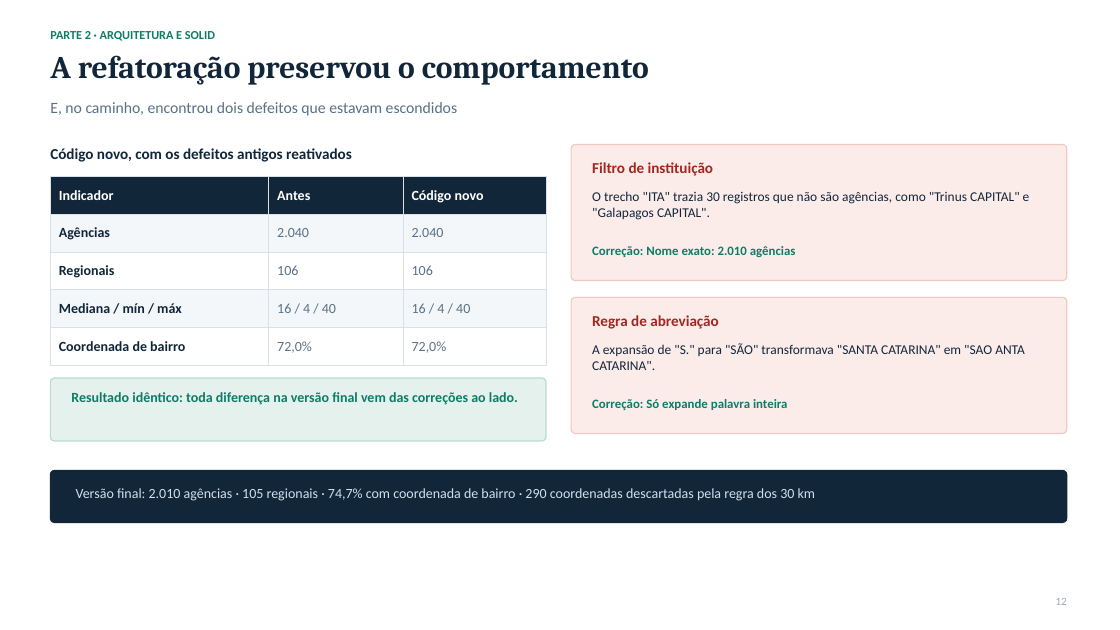
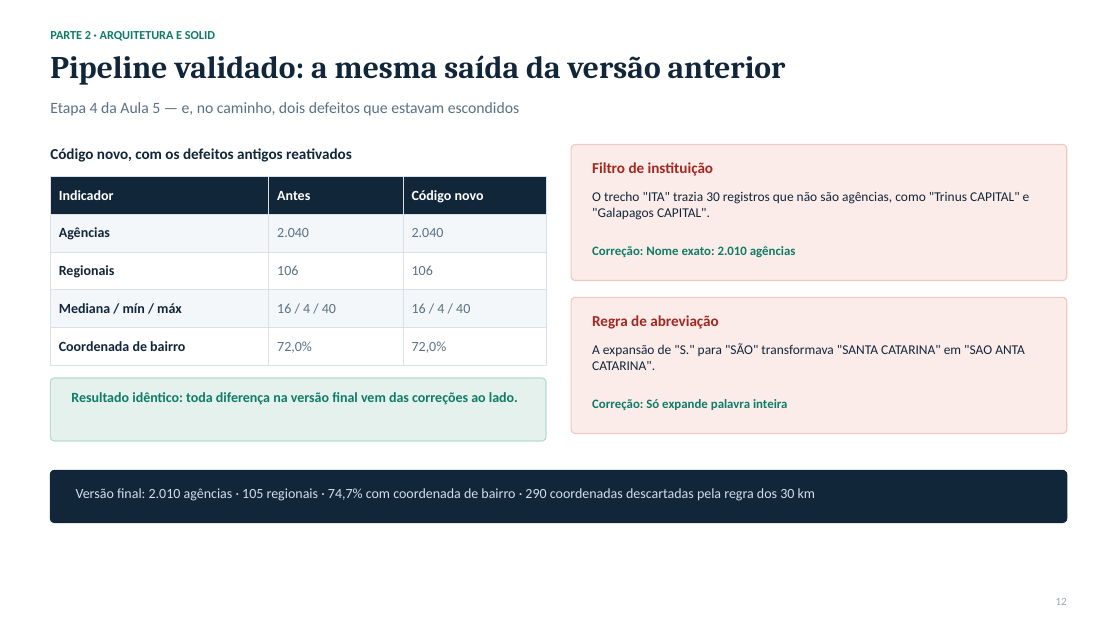
Before and after one commit to davi-cassiano/Projeto-Varela, a slide deck: slide 12 of docs/apresentacao-checkpoint-4-6.pptx. Drawn at 1120x630 pixels with LibreOffice and Linux fonts; fonts in the diff are those of the drawing. Boxes give left, top, right and bottom in pixels: in the first picture for what was removed or moved away, otherwise in the second. Text is boxed around its words. In the diff, an @@ line names an element or a change of style, - is before the commit and + after.

```diff
--- a/docs/apresentacao-checkpoint-4-6.pptx
+++ b/docs/apresentacao-checkpoint-4-6.pptx
@@ text at bbox=[50, 55, 786, 85]: text changed @@
-A refatoração preservou o comportamento
+Pipeline validado: a mesma saída da versão anterior
@@ text at bbox=[50, 102, 519, 116]: text changed @@
-E, no caminho, encontrou dois defeitos que estavam escondidos
+Etapa 4 da Aula 5 — e, no caminho, dois defeitos que estavam escondidos
```
Also in this commit, not shown: 7 other slides changed.
